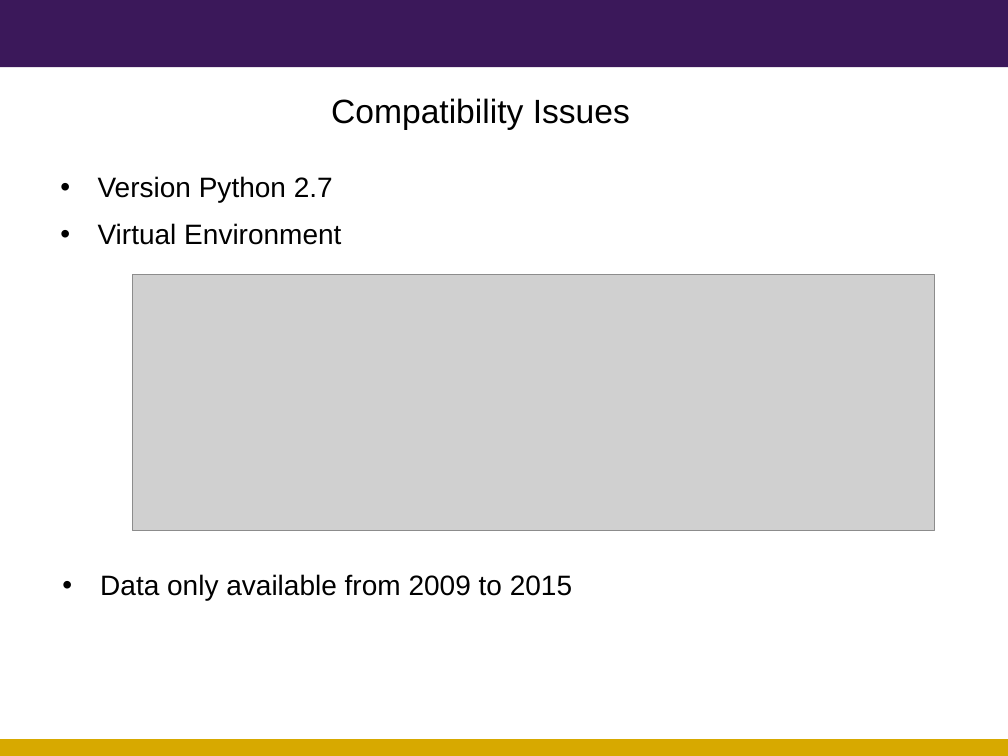
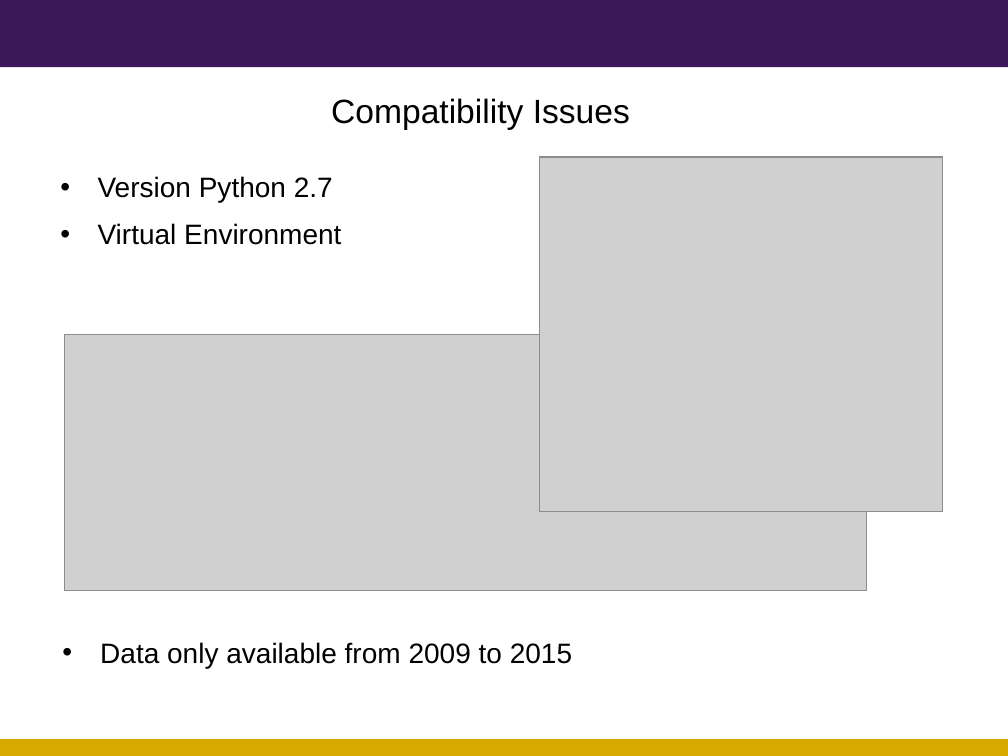
Before and after one commit to kpolimis/nfl-combine-evaluation, a slide deck: slide 9 of nflPP-CSE599-TechnologyReview.ppt. Drawn at 1008x756 pixels with LibreOffice and Linux fonts; fonts in the diff are those of the drawing; grey boxes stand for pictures; background and template pictures are left out. Boxes give left, top, right and bottom in pixels: in the first picture for what was removed or moved away, otherwise in the second. Text is boxed around its words. In the diff, an @@ line names an element or a change of style, - is before the commit and + after.

Commit message:
added screenshot of virtual env. instructions

```diff
--- a/nflPP-CSE599-TechnologyReview.ppt
+++ b/nflPP-CSE599-TechnologyReview.ppt
@@ picture added at box(539, 157, 942, 512) @@
@@ picture: place and size @@
-picture at box(132, 274, 934, 530)
+picture at box(65, 334, 867, 590)
@@ text "Data only available from 2009 ...": place and size @@
-text "Data only available from 2009 ..." at box(100, 574, 572, 601)
+text "Data only available from 2009 ..." at box(100, 642, 572, 668)
```
